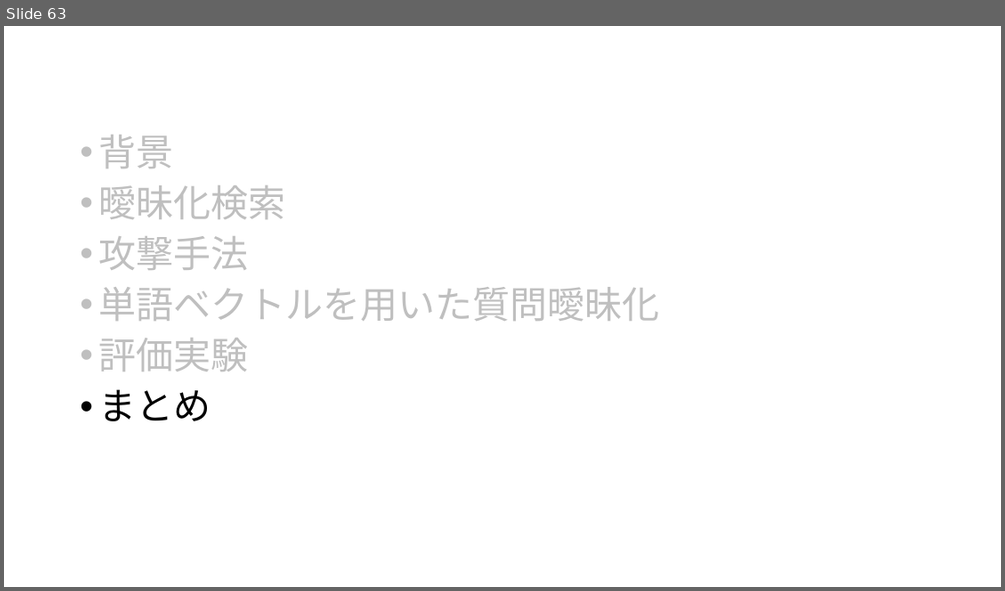
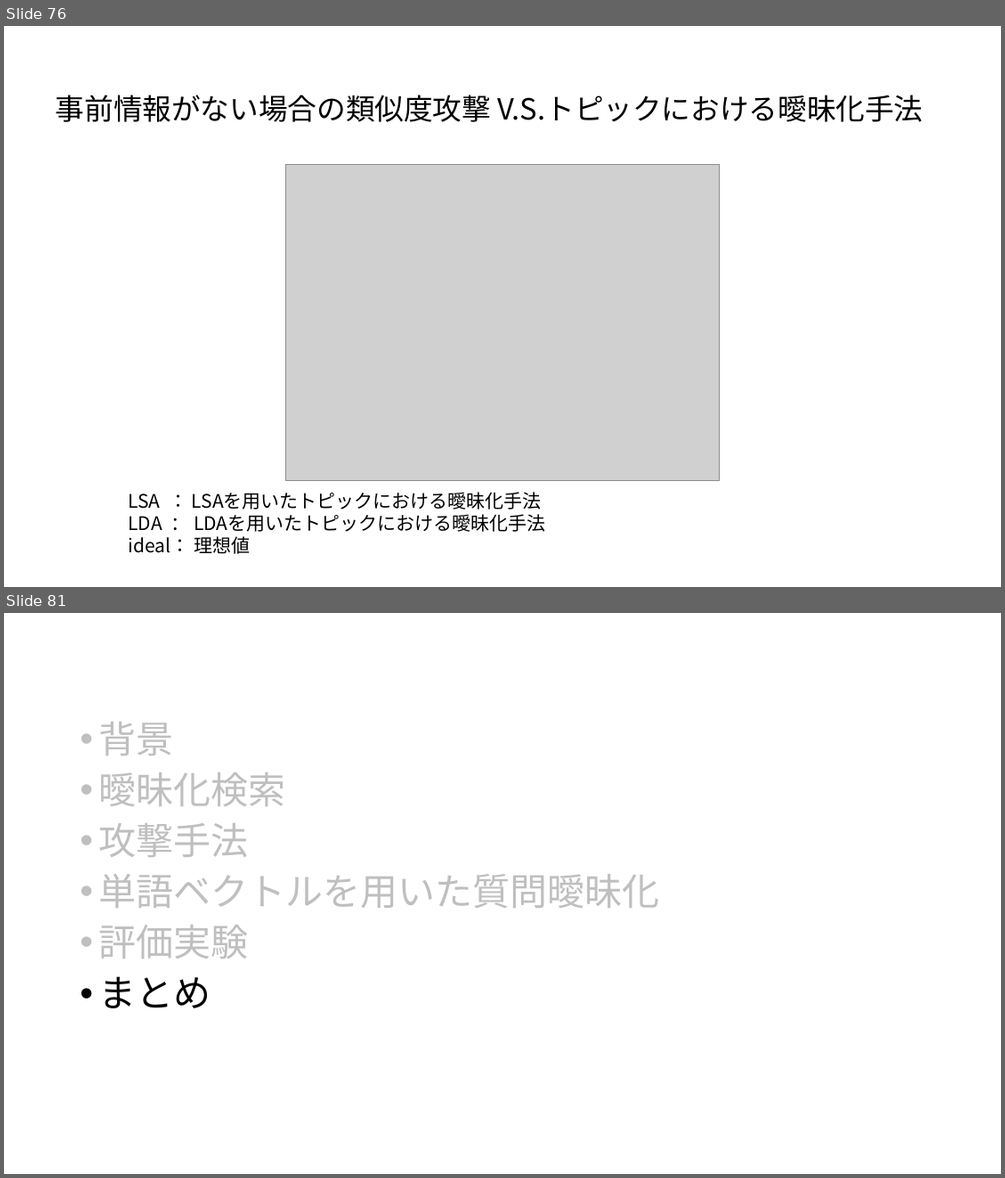
Before and after one commit to aaeviru/thesis, a slide deck: slide/sr2017-slide.pptx. Shown one above the other, each under a label of ours: slide 63 before the commit, slides 76 and 81 after it; the slides between them are not shown. The pictures are 1005x591 and 1005x1178 pixels, drawn with LibreOffice and Linux fonts; fonts in the diff are those of the drawing; grey boxes stand for pictures. Boxes give left, top, right and bottom in pixels: in the first picture for what was removed or moved away, otherwise in the second. Text is boxed around its words. In the diff, an @@ line names an element or a change of style, - is before the commit and + after.

```diff
--- a/slide/sr2017-slide.pptx
+++ b/slide/sr2017-slide.pptx
@@ slide 76 added at [4,26,1001,587], background #FFFFFF @@
@@ title added at [56,95,923,122], 28 pt, text #000000 @@
+事前情報がない場合の類似度攻撃 V.S.トピックにおける曖昧化手法
@@ picture added at [285,164,720,481] @@
@@ text added at [129,491,545,554], 18 pt, text #000000 @@
+LSA ： LSAを用いたトピックにおける曖昧化手法
+LDA ： LDAを用いたトピックにおける曖昧化手法
+ideal： 理想値
@@ what was slide 63 is now slide 81 @@
```
Also in this commit, not shown: 4 slides changed, 21 other slides added, 1 slide removed, 12 other files.
